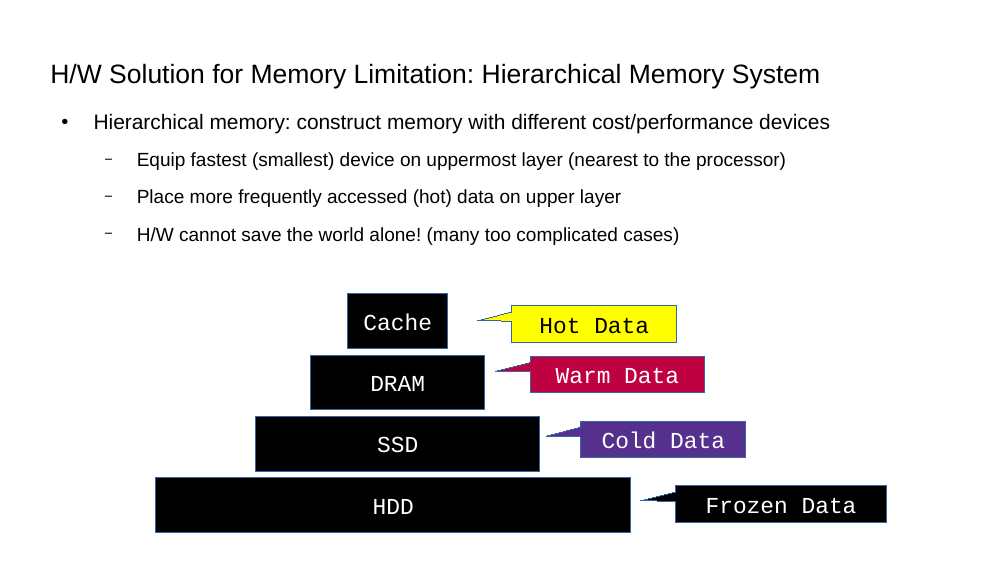
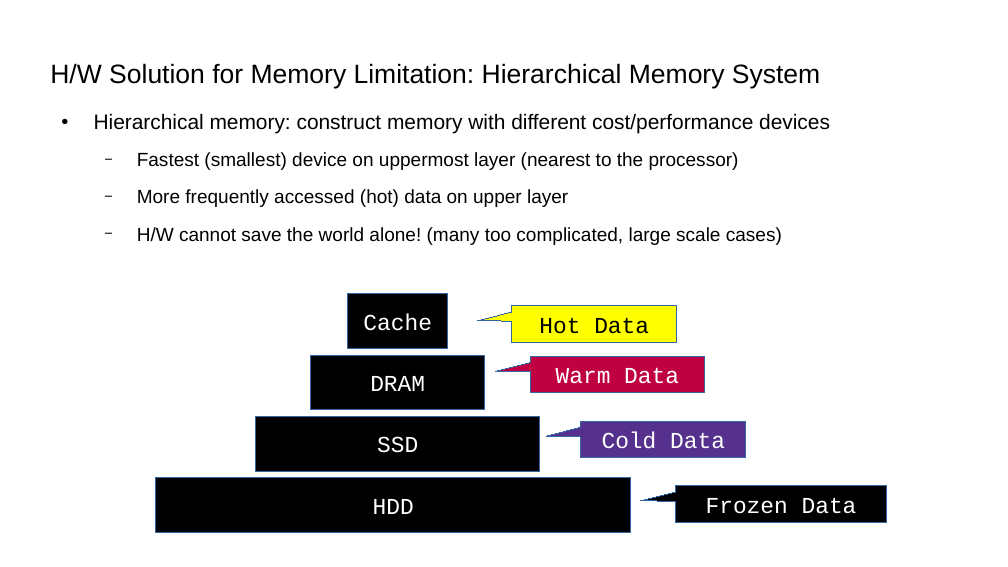
Before and after one commit to damonitor/talks, a slide deck: slide 16 of 2025/kernel_recipes/damon_kernel_recipes2025.odp (slide 15 before the commit). Drawn at 1008x567 pixels with LibreOffice and Linux fonts; fonts in the diff are those of the drawing. Boxes give left, top, right and bottom in pixels: in the first picture for what was removed or moved away, otherwise in the second. Text is boxed around its words. In the diff, an @@ line names an element or a change of style, - is before the commit and + after.

```diff
--- a/2025/kernel_recipes/damon_kernel_recipes2025.odp
+++ b/2025/kernel_recipes/damon_kernel_recipes2025.odp
@@ text at [137, 152, 782, 245]: text changed @@
-  − Equip fastest (smallest) device on uppermost layer (nearest to the processor)
-  − Place more frequently accessed (hot) data on upper layer
-  − H/W cannot save the world alone! (many too complicated cases)
+  − Fastest (smallest) device on uppermost layer (nearest to the processor)
+  − More frequently accessed (hot) data on upper layer
+  − H/W cannot save the world alone! (many too complicated, large scale cases)
```
Also in this commit, not shown: 20 other slides changed, 1 slide added, 1 other file.
